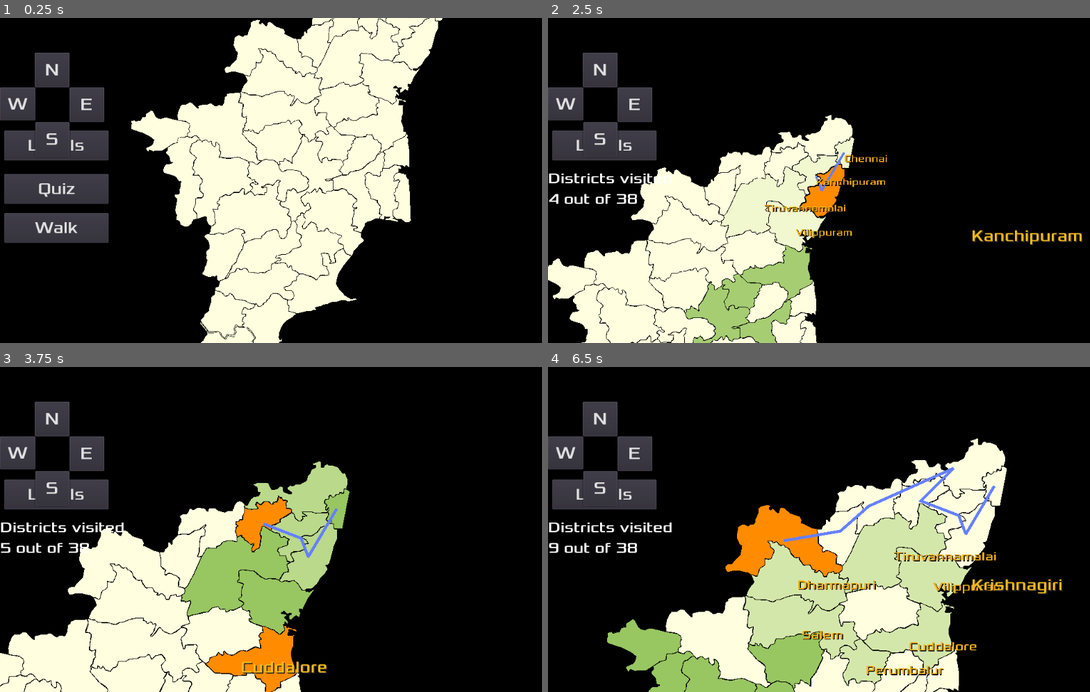
Above: before the commit, frames 1-4 (two rows, left to right).
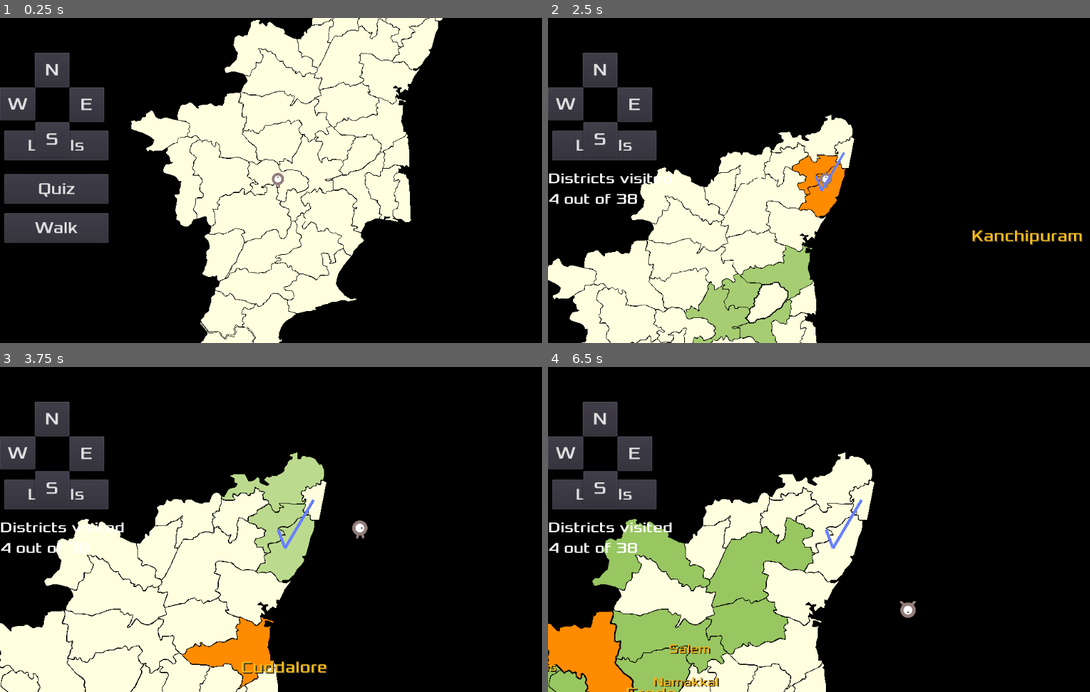
Above: after the commit, the same moments.

Repository: sharun-s/godot-tn
Game: Godot game, scene res://Node2D.tscn
Two runs of this game, one before a commit and one after it. Both use one fixed random seed, a clock stepped at 60 frames per second and the inputs below.
Inputs (mouse positions are in pixels of both pictures, inside the frame that each line leads up to):
- Up to frame 1 (0.25 s): no input
- Up to frame 2 (2.5 s): click "Walk" at 0.5 s; tap Enter at 1.25 s; drag from (797, 274) to (851, 164) at 1.27 s; drag from (813, 203) to (753, 317) at 2.02 s
- Up to frame 3 (3.75 s): move the mouse to (298, 503) at 2.77 s; hold Right (ui_right) 2.78-3.5 s; hold Mouse wheel up (zoom_in) 2.78-3.5 s; click (298, 503) at 2.92 s; drag from (238, 656) to (325, 503) at 3.52 s
- Up to frame 4 (6.5 s): drag from (683, 614) to (797, 675) at 4.27 s; drag from (623, 682) to (813, 679) at 5.02 s; move the mouse to (835, 630) at 5.77 s; hold Down (ui_down) from 5.78 s (still down); hold Mouse wheel up (zoom_in) from 5.78 s (still down); click (835, 630) at 5.92 s

The runs differ from the first frame. In frame 1, less than 0.1% of the frame differs, in the area x 50-53%, y 47-53%; in frame 2, 1.2%; in frame 3, 16%; in frame 4, 40%, in the area x 0-95%, y 22-100%.
Error after the commit: Invalid set index 'visible' (on base: 'null instance') with value of type 'bool'. (res://TN.gd:195)

Commit message:
Added Gopal

Diff:
--- a/Node2D.tscn
+++ b/Node2D.tscn
@@ -1,8 +1,9 @@
-[gd_scene load_steps=12 format=2]
+[gd_scene load_steps=13 format=2]
 
 [ext_resource path="res://TN.gd" type="Script" id=1]
 [ext_resource path="res://Camera2D.gd" type="Script" id=2]
 [ext_resource path="res://Xolonium-Regular.ttf" type="DynamicFontData" id=3]
+[ext_resource path="res://Player.tscn" type="PackedScene" id=6]
 
 [sub_resource type="DynamicFont" id=1]
 size = 30
@@ -32,6 +33,8 @@
 script = ExtResource( 2 )
 
 [node name="Tween" type="Tween" parent="Camera2D"]
+
+[node name="Player" parent="Camera2D" instance=ExtResource( 6 )]
 
 [node name="HUD" type="CanvasLayer" parent="."]
 
--- /dev/null
+++ b/Player.gd
@@ -0,0 +1,50 @@
+extends Area2D
+signal hit
+
+# Declare member variables here. Examples:
+export var speed = 400
+var screen_size
+
+func _ready():
+	name='Gopal'
+	screen_size = get_viewport_rect().size
+	show()
+
+func _process(delta):
+	var velocity = Vector2()  # The player's movement vector.
+	if Input.is_action_pressed("ui_right"):
+		velocity.x += 1
+	if Input.is_action_pressed("ui_left"):
+		velocity.x -= 1
+	if Input.is_action_pressed("ui_down"):
+		velocity.y += 1
+	if Input.is_action_pressed("ui_up"):
+		velocity.y -= 1
+	if velocity.length() > 0:
+		velocity = velocity.normalized() * speed
+		$AnimatedSprite.play()
+	else:
+		$AnimatedSprite.stop()
+	position += velocity * delta
+	position.x = clamp(position.x, 0, screen_size.x)
+	position.y = clamp(position.y, 0, screen_size.y)
+
+	if velocity.x != 0:
+		$AnimatedSprite.animation = "walk"
+		$AnimatedSprite.flip_v = false
+		# See the note below about boolean assignment
+		$AnimatedSprite.flip_h = velocity.x < 0
+	elif velocity.y != 0:
+		$AnimatedSprite.animation = "up"
+		$AnimatedSprite.flip_v = velocity.y > 0
+
+
+func _on_Player_body_entered(body):
+	hide()#pass # Replace with function body.
+	emit_signal("hit")
+	$CollisionShape2D.set_deferred("disabled",true)
+
+func start(pos):
+	position = pos
+	show()
+	$CollisionShape2D.disabled = false
--- /dev/null
+++ b/Player.tscn
@@ -0,0 +1,39 @@
+[gd_scene load_steps=8 format=2]
+
+[ext_resource path="res://playerGrey_walk1.png" type="Texture" id=1]
+[ext_resource path="res://playerGrey_up1.png" type="Texture" id=2]
+[ext_resource path="res://playerGrey_up2.png" type="Texture" id=3]
+[ext_resource path="res://playerGrey_walk2.png" type="Texture" id=4]
+[ext_resource path="res://Player.gd" type="Script" id=5]
+
+[sub_resource type="SpriteFrames" id=1]
+animations = [ {
+"frames": [ ExtResource( 2 ), ExtResource( 3 ) ],
+"loop": true,
+"name": "up",
+"speed": 5.0
+}, {
+"frames": [ ExtResource( 1 ), ExtResource( 4 ) ],
+"loop": true,
+"name": "walk",
+"speed": 5.0
+} ]
+
+[sub_resource type="CapsuleShape2D" id=2]
+radius = 26.9722
+
+[node name="Player" type="Area2D"]
+script = ExtResource( 5 )
+__meta__ = {
+"_edit_group_": true
+}
+
+[node name="AnimatedSprite" type="AnimatedSprite" parent="."]
+scale = Vector2( 0.5, 0.5 )
+frames = SubResource( 1 )
+animation = "up"
+
+[node name="CollisionShape2D" type="CollisionShape2D" parent="."]
+shape = SubResource( 2 )
+
+[connection signal="body_entered" from="." to="." method="_on_Player_body_entered"]
Binary file added: playerGrey_up1.png
Binary file added: playerGrey_up2.png
Binary file added: playerGrey_walk1.png
Binary file added: playerGrey_walk2.png
